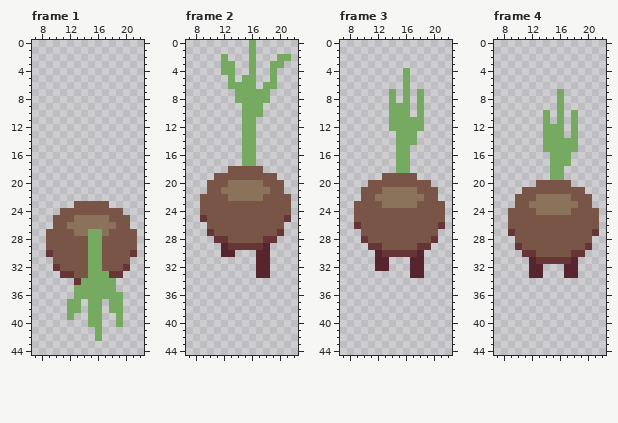
Two versions of one pixel-art file, Assets/Art/Characters/Enemy/Coconut/Basic/Ase_Coconut_Basic_Up.aseprite. Above: the version before the commit.
32x48 pixels, 5 frames. Shown: frame 1: x 7..22, y 0..44; frame 2: x 7..22, y 0..44; frame 3: x 7..22, y 0..44; frame 4: x 7..22, y 0..44. The commit also changed other frames, which this record leaves out.
And afterwards:
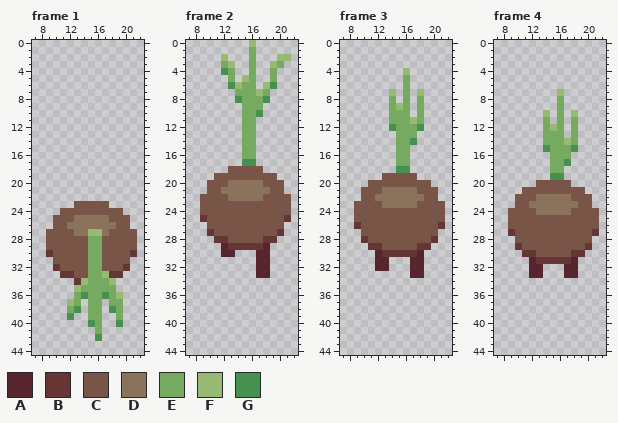
Palette (. is transparent): A #57252e  B #663535  C #795548  D #8a725b  E #75aa60  F #97ba73  G #469150
Log entry: Created Coconut Basic Attack prefab and telegraph
The edit:
{"where": "frame 1, layer \"Leaf\""}
{"frame":1,"y":27,"x":15,"old":"EE","new":"FF"}
{"frame":1,"y":33,"x":17,"old":"E","new":"F"}
{"frame":1,"y":34,"x":14,"old":"E","new":"F"}
{"frame":1,"y":34,"x":18,"old":"E","new":"F"}
{"frame":1,"y":35,"x":13,"old":"E","new":"F"}
{"frame":1,"y":36,"x":14,"old":"E","new":"G"}
{"frame":1,"y":36,"x":17,"old":"E","new":"G"}
{"frame":1,"y":36,"x":19,"old":"E","new":"F"}
{"frame":1,"y":37,"x":12,"old":"E","new":"F"}
{"frame":1,"y":38,"x":13,"old":"E","new":"G"}
{"frame":1,"y":38,"x":18,"old":"E","new":"G"}
{"frame":1,"y":39,"x":12,"old":"E","new":"G"}
{"frame":1,"y":40,"x":15,"old":"E","new":"G"}
{"frame":1,"y":40,"x":19,"old":"E","new":"G"}
{"frame":1,"y":42,"x":16,"old":"E","new":"G"}
{"where": "frame 2, layer \"Leaf\""}
{"frame":2,"y":0,"x":16,"old":"E","new":"F"}
{"frame":2,"y":2,"x":12,"old":"E","new":"F"}
{"frame":2,"y":2,"x":20,"old":"EE","new":"FF"}
{"frame":2,"y":3,"x":13,"old":"E","new":"F"}
{"frame":2,"y":3,"x":19,"old":"E","new":"F"}
{"frame":2,"y":4,"x":12,"old":"E","new":"G"}
{"frame":2,"y":5,"x":15,"old":"E","new":"F"}
{"frame":2,"y":6,"x":13,"old":"EE","new":"GF"}
{"frame":2,"y":6,"x":18,"old":"EE","new":"FG"}
{"frame":2,"y":7,"x":17,"old":"E","new":"F"}
{"frame":2,"y":8,"x":14,"old":"E","new":"G"}
{"frame":2,"y":8,"x":18,"old":"E","new":"G"}
{"frame":2,"y":10,"x":17,"old":"E","new":"G"}
{"frame":2,"y":17,"x":15,"old":"EE","new":"GG"}
{"where": "frame 3, layer \"Leaf\""}
{"frame":3,"y":4,"x":16,"old":"E","new":"F"}
{"frame":3,"y":7,"x":14,"old":"E","new":"F"}
{"frame":3,"y":7,"x":18,"old":"E","new":"F"}
{"frame":3,"y":9,"x":15,"old":"E","new":"F"}
{"frame":3,"y":11,"x":17,"old":"E","new":"F"}
{"frame":3,"y":12,"x":14,"old":"E","new":"G"}
{"frame":3,"y":12,"x":18,"old":"E","new":"G"}
{"frame":3,"y":14,"x":17,"old":"E","new":"G"}
{"frame":3,"y":18,"x":15,"old":"EE","new":"GG"}
{"where": "frame 4, layer \"Leaf\""}
{"frame":4,"y":7,"x":16,"old":"E","new":"F"}
{"frame":4,"y":10,"x":14,"old":"E","new":"F"}
{"frame":4,"y":10,"x":18,"old":"E","new":"F"}
{"frame":4,"y":12,"x":15,"old":"E","new":"F"}
{"frame":4,"y":14,"x":17,"old":"E","new":"F"}
{"frame":4,"y":15,"x":14,"old":"E","new":"G"}
{"frame":4,"y":15,"x":18,"old":"E","new":"G"}
{"frame":4,"y":17,"x":17,"old":"E","new":"G"}
{"frame":4,"y":19,"x":15,"old":"EE","new":"GG"}
{"label":"changed","picture_box":[88,229,102,236]}
{"label":"changed","picture_box":[67,271,123,341]}
{"label":"changed","picture_box":[221,40,291,117]}
{"label":"changed","picture_box":[242,159,256,166]}
{"label":"changed","picture_box":[389,68,424,145]}
{"label":"changed","picture_box":[396,166,410,173]}
{"label":"changed","picture_box":[543,89,578,180]}
